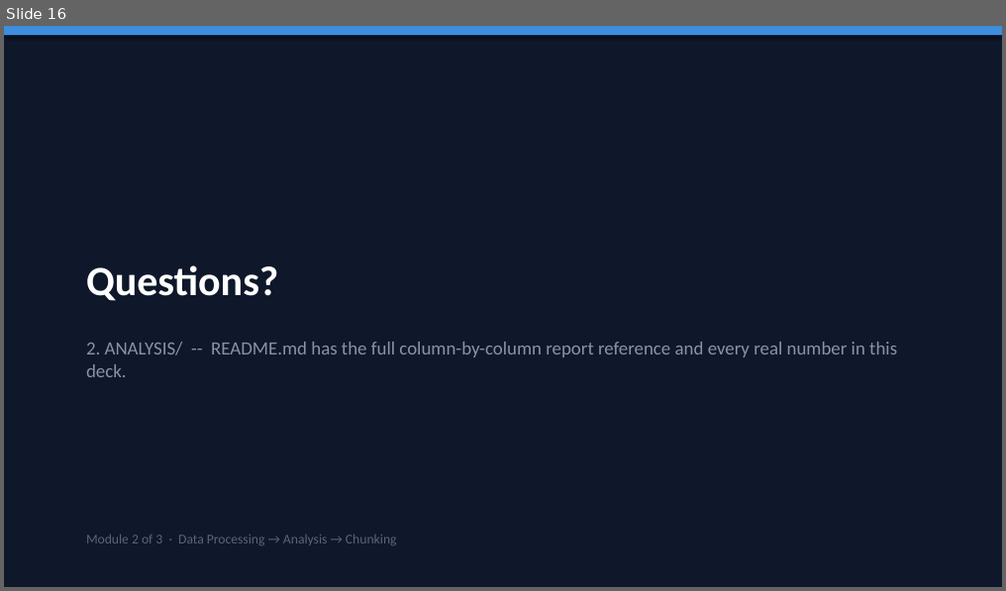
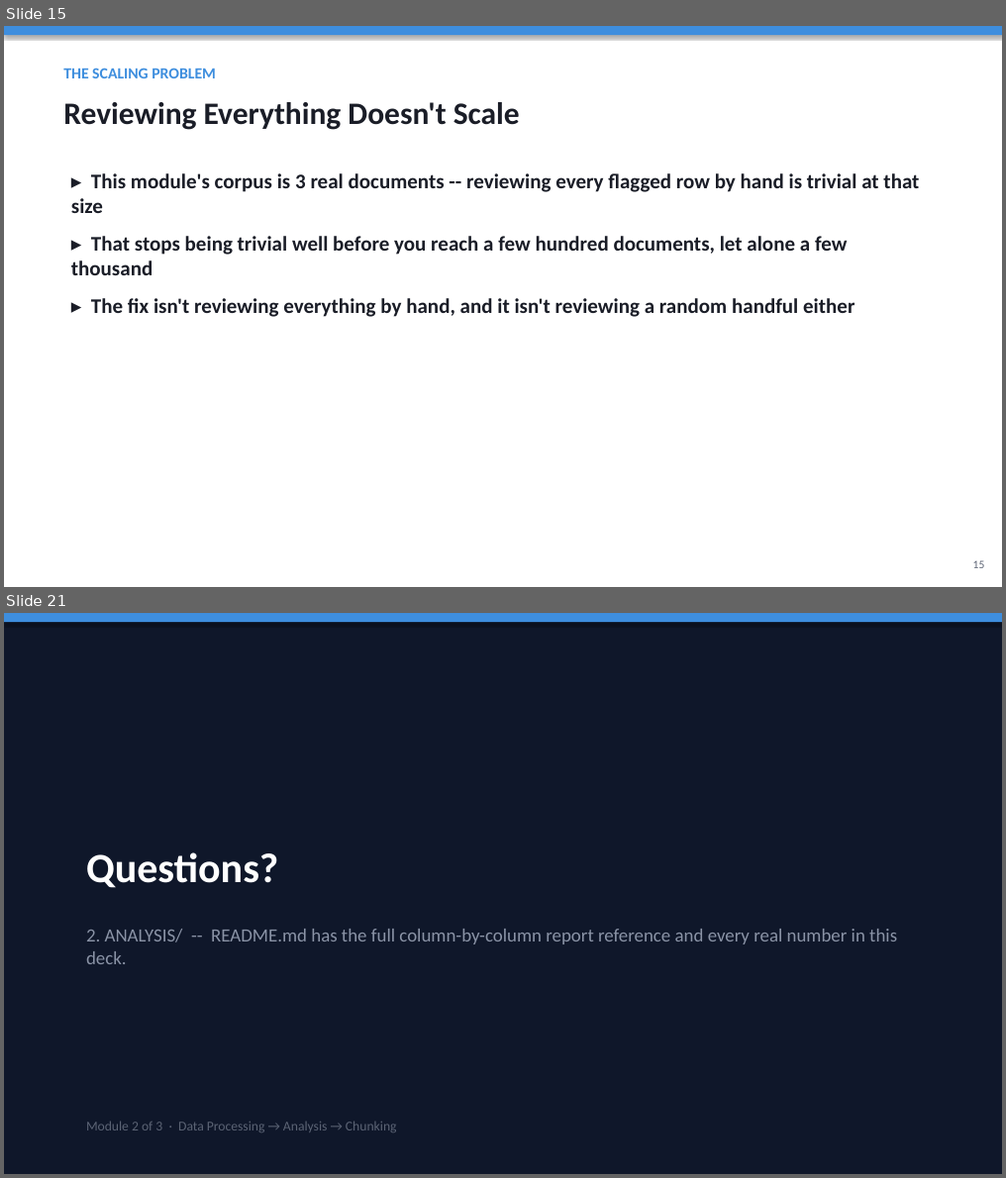
Before and after one commit to HITTESH2003/TRAINING, a slide deck: 2. ANALYSIS/Analysis_Module_Overview.pptx. Shown one above the other, each under a label of ours: slide 16 before the commit, slides 15 and 21 after it; the slides between them are not shown. The pictures are 1006x591 and 1006x1178 pixels, drawn with LibreOffice and Linux fonts; fonts in the diff are those of the drawing. Boxes give left, top, right and bottom in pixels: in the first picture for what was removed or moved away, otherwise in the second. Text is boxed around its words. In the diff, an @@ line names an element or a change of style, - is before the commit and + after.

```diff
--- a/2. ANALYSIS/Analysis_Module_Overview.pptx
+++ b/2. ANALYSIS/Analysis_Module_Overview.pptx
@@ slide 15 added at (x1=4, y1=26, x2=1002, y2=587), background #FFFFFF @@
@@ rectangle added at (x1=4, y1=26, x2=1002, y2=35), fill #3E8EDE @@
@@ text added at (x1=63, y1=68, x2=216, y2=78), 15 pt, text #3E8EDE, bold @@
+THE SCALING PROBLEM
@@ text added at (x1=63, y1=102, x2=520, y2=130), 30 pt, text #1A1D27, bold @@
+Reviewing Everything Doesn't Scale
@@ text added at (x1=71, y1=174, x2=919, y2=317), 20 pt, text #1A1D27, bold @@
+▸ This module's corpus is 3 real documents -- reviewing every flagged row by hand is trivial at that size
+▸ That stops being trivial well before you reach a few hundred documents, let alone a few thousand
+▸ The fix isn't reviewing everything by hand, and it isn't reviewing a random handful either
@@ text added at (x1=973, y1=561, x2=985, y2=569), 11 pt, text #5B6374 @@
+15
@@ what was slide 16 is now slide 21 @@
```
Also in this commit, not shown: 10 slides changed, 4 other slides added, 1 other file.
